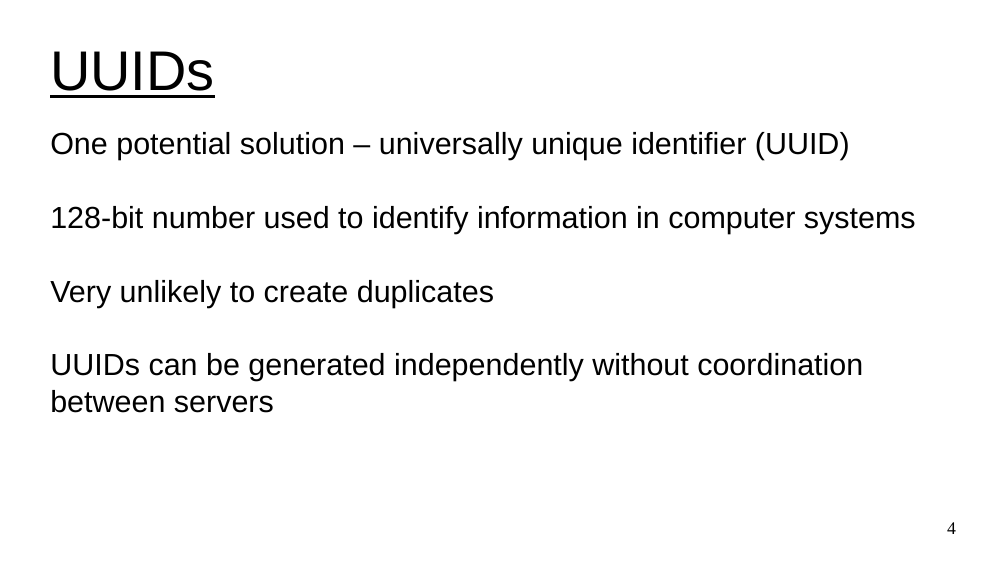
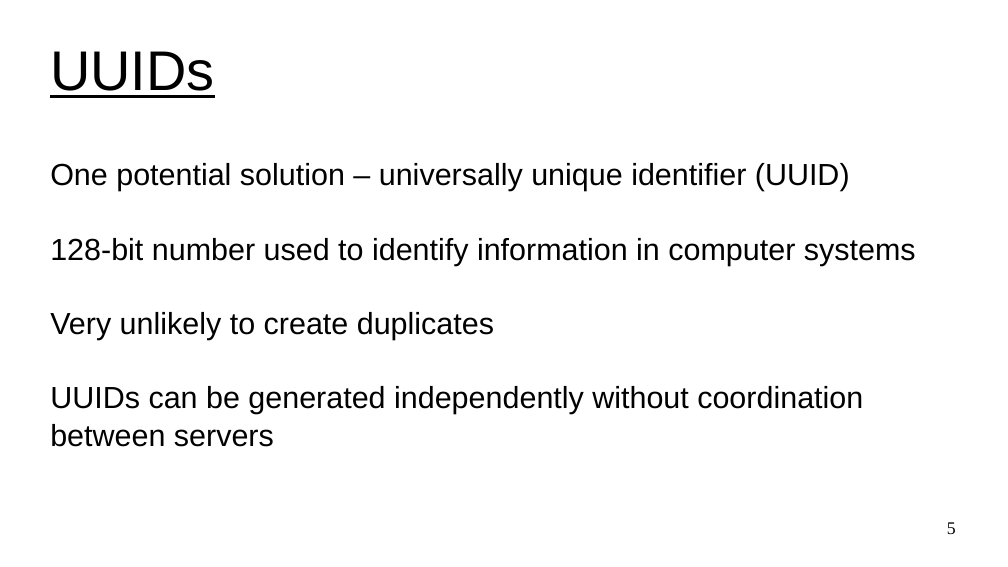
Before and after one commit to UVADS/distributed_computing, a slide deck: slide 5 of 03_dataframes_and_spark_sql/design_unique_id_generator.ppt (slide 4 before the commit). Drawn at 1008x567 pixels with LibreOffice and Linux fonts; fonts in the diff are those of the drawing. Boxes give left, top, right and bottom in pixels: in the first picture for what was removed or moved away, otherwise in the second. Text is boxed around its words. In the diff, an @@ line names an element or a change of style, - is before the commit and + after.

```diff
--- a/03_dataframes_and_spark_sql/design_unique_id_generator.ppt
+++ b/03_dataframes_and_spark_sql/design_unique_id_generator.ppt
@@ subtitle "One potential solution – universally ...": place and size @@
-subtitle "One potential solution – universally ..." at bbox=[50, 132, 916, 413]
+subtitle "One potential solution – universally ..." at bbox=[50, 163, 916, 447]
@@ page number at bbox=[947, 522, 956, 534]: text changed @@
-4
+5
```
Also in this commit, not shown: 4 other slides changed, 1 slide added, 4 other files.
